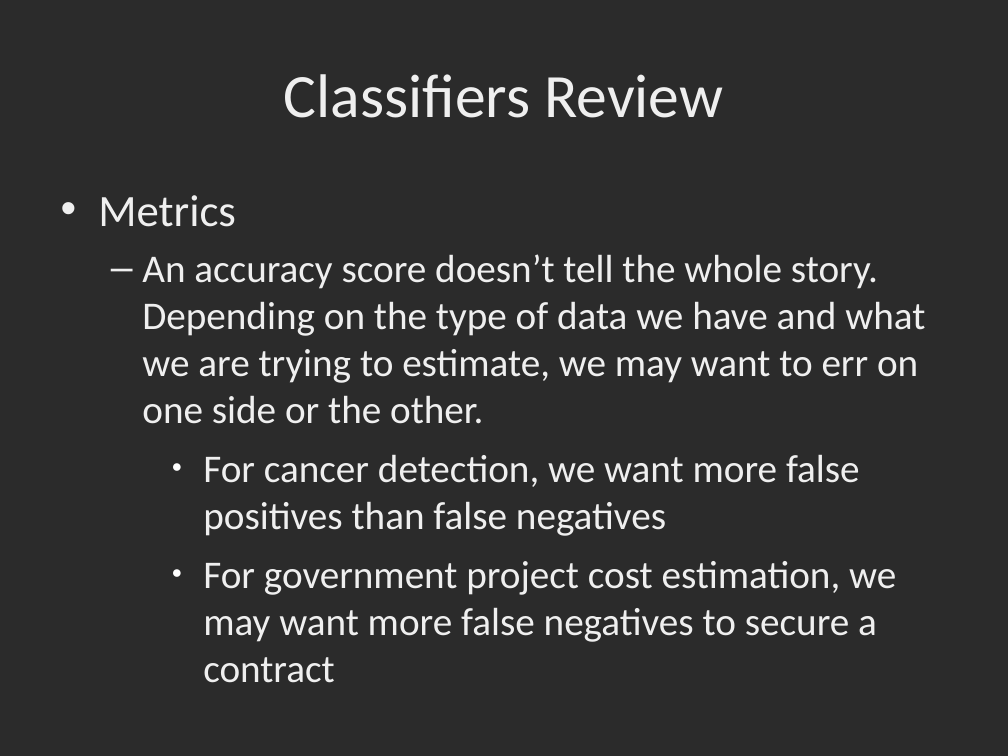
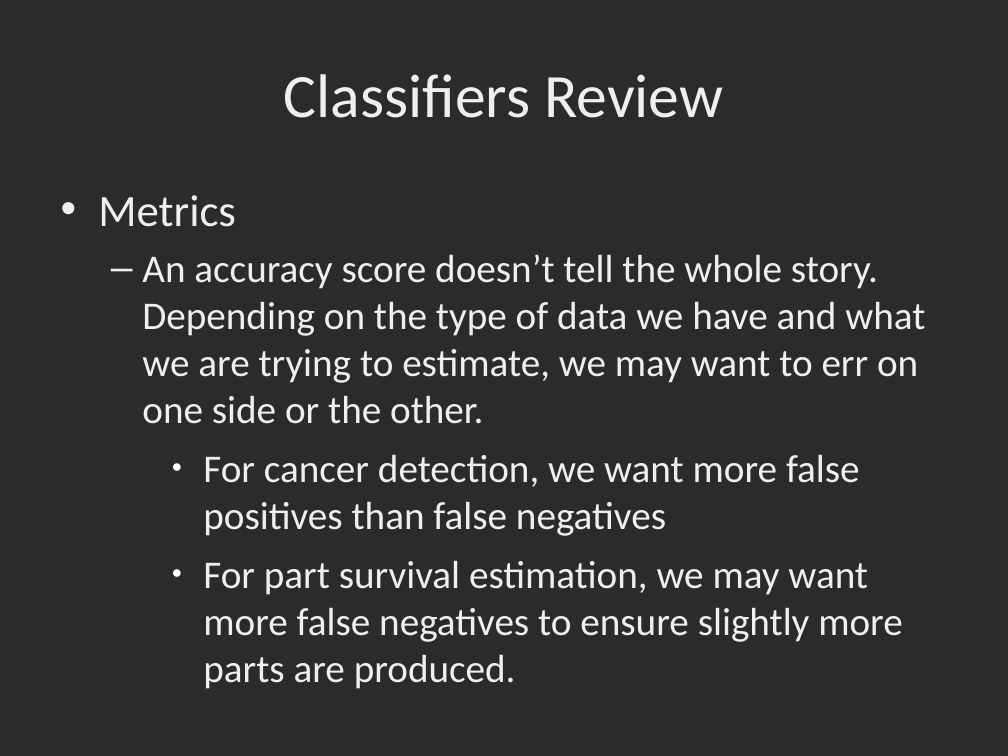
Before and after one commit to dbowmans46/PracticalProgramming, a slide deck: slide 43 of Session 7 - Python/Instructional Material/Machine Learning Slides/Session 7 - Python ML 10: Review and Project for Classifiers.odp. Drawn at 1008x756 pixels with LibreOffice and Linux fonts; fonts in the diff are those of the drawing; background and template pictures are left out; a plain dark background stands for a picture behind light text. Boxes give left, top, right and bottom in pixels: in the first picture for what was removed or moved away, otherwise in the second. Text is boxed around its words. In the diff, an @@ line names an element or a change of style, - is before the commit and + after.

```diff
--- a/Session 7 - Python/Instructional Material/Machine Learning Slides/Session 7 - Python ML 10: Review and Project for Classifiers.odp
+++ b/Session 7 - Python/Instructional Material/Machine Learning Slides/Session 7 - Python ML 10: Review and Project for Classifiers.odp
@@ text at box(203, 560, 903, 689): text changed @@
-    ● For government project cost estimation, we may want more false negatives to secure a contract
+    ● For part survival estimation, we may want more false negatives to ensure slightly more parts are produced.
```
Also in this commit, not shown: 6 other slides changed, 1 other file.
